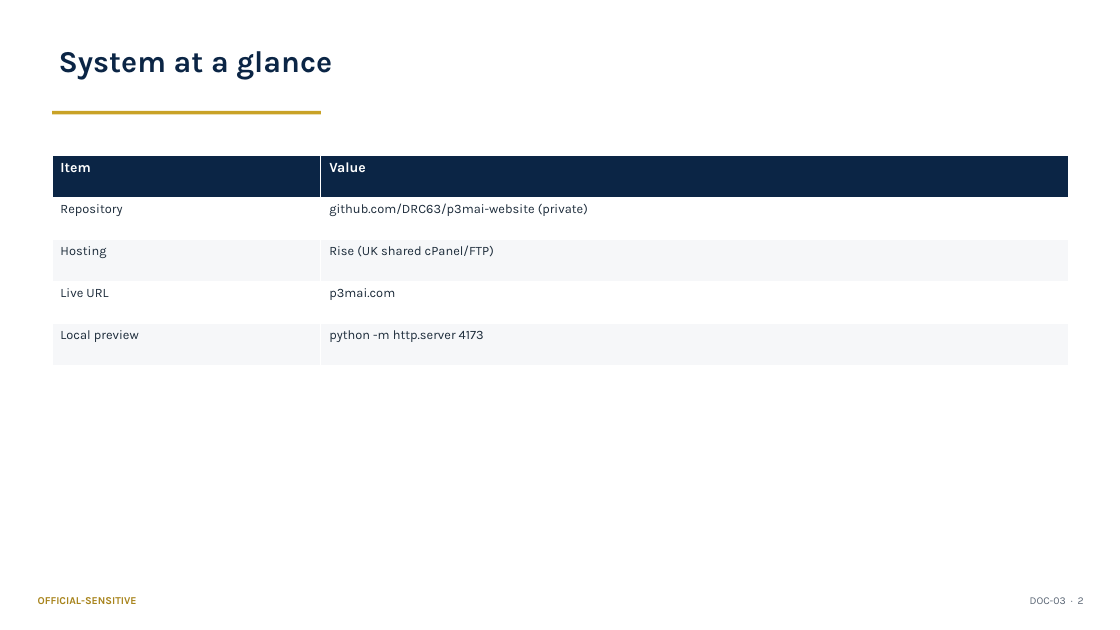
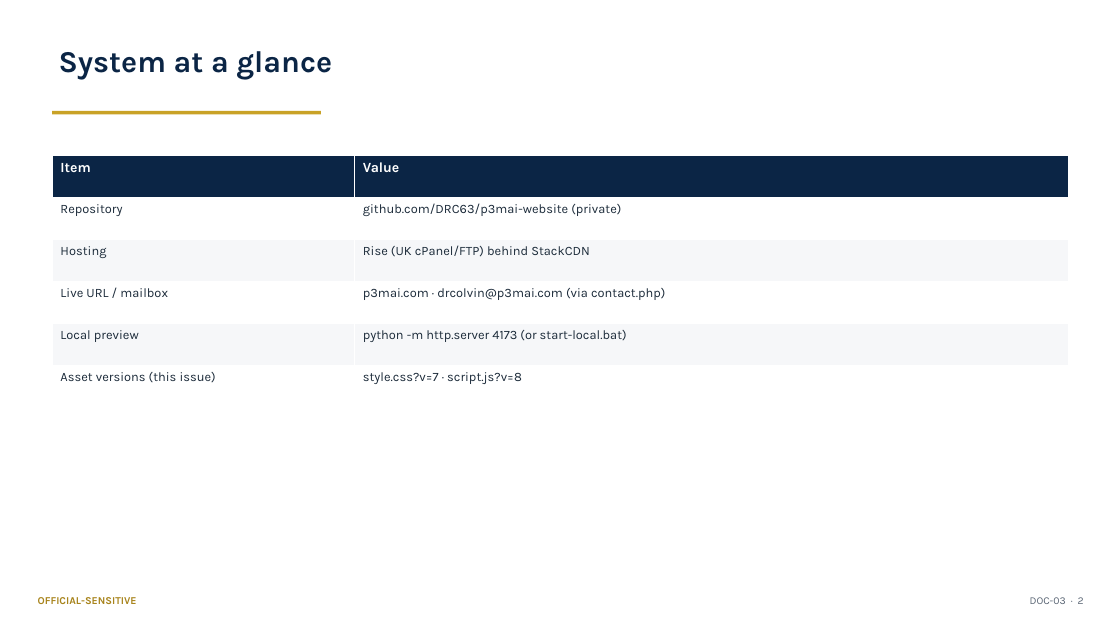
Before and after one commit to DRC63/p3mai-website, a slide deck: slide 2 of docs/03_Operation_Manual_Summary.pptx. Drawn at 1120x630 pixels with LibreOffice and Linux fonts; fonts in the diff are those of the drawing. Boxes give left, top, right and bottom in pixels: in the first picture for what was removed or moved away, otherwise in the second. Text is boxed around its words. In the diff, an @@ line names an element or a change of style, - is before the commit and + after.

```diff
--- a/docs/03_Operation_Manual_Summary.pptx
+++ b/docs/03_Operation_Manual_Summary.pptx
@@ table at <box>52,155,1069,408</box> @@
-row 3: Hosting | Rise (UK shared cPanel/FTP)
-row 4: Live URL | p3mai.com
-row 5: Local preview | python -m http.server 4173
+row 3: Hosting | Rise (UK cPanel/FTP) behind StackCDN
+row 4: Live URL / mailbox | p3mai.com · drcolvin@p3mai.com (via contact.php)
+row 5: Local preview | python -m http.server 4173 (or start-local.bat)
+row 6: Asset versions (this issue) | style.css?v=7 · script.js?v=8
```
Also in this commit, not shown: 7 other slides changed, 13 other files.
